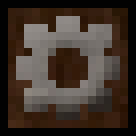
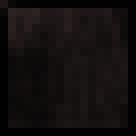
Two versions of the same layered image (136x136). Layer-by-layer changes:
hid "Engranaje 2" over [16, 16, 120, 120]
